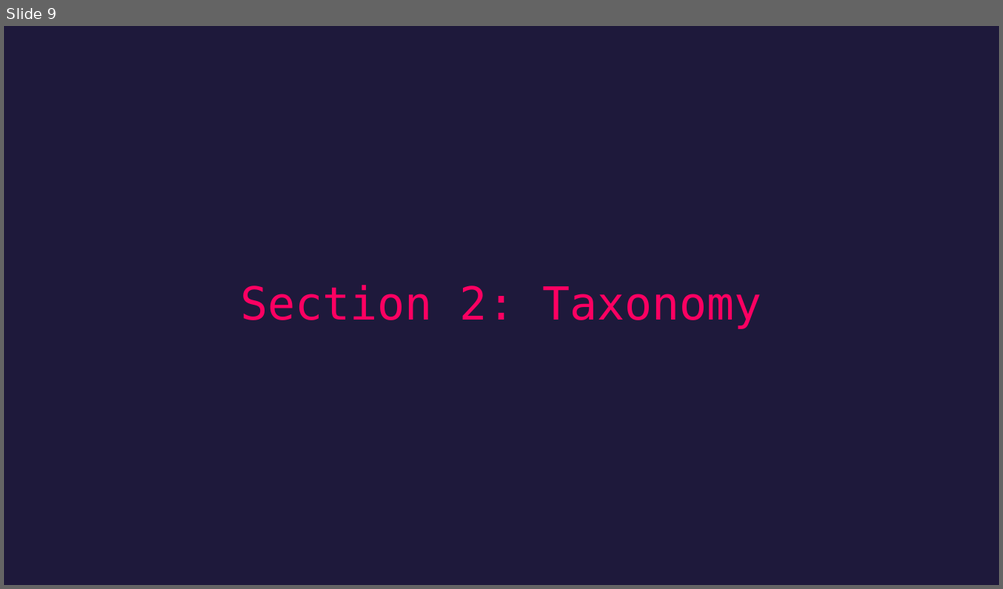
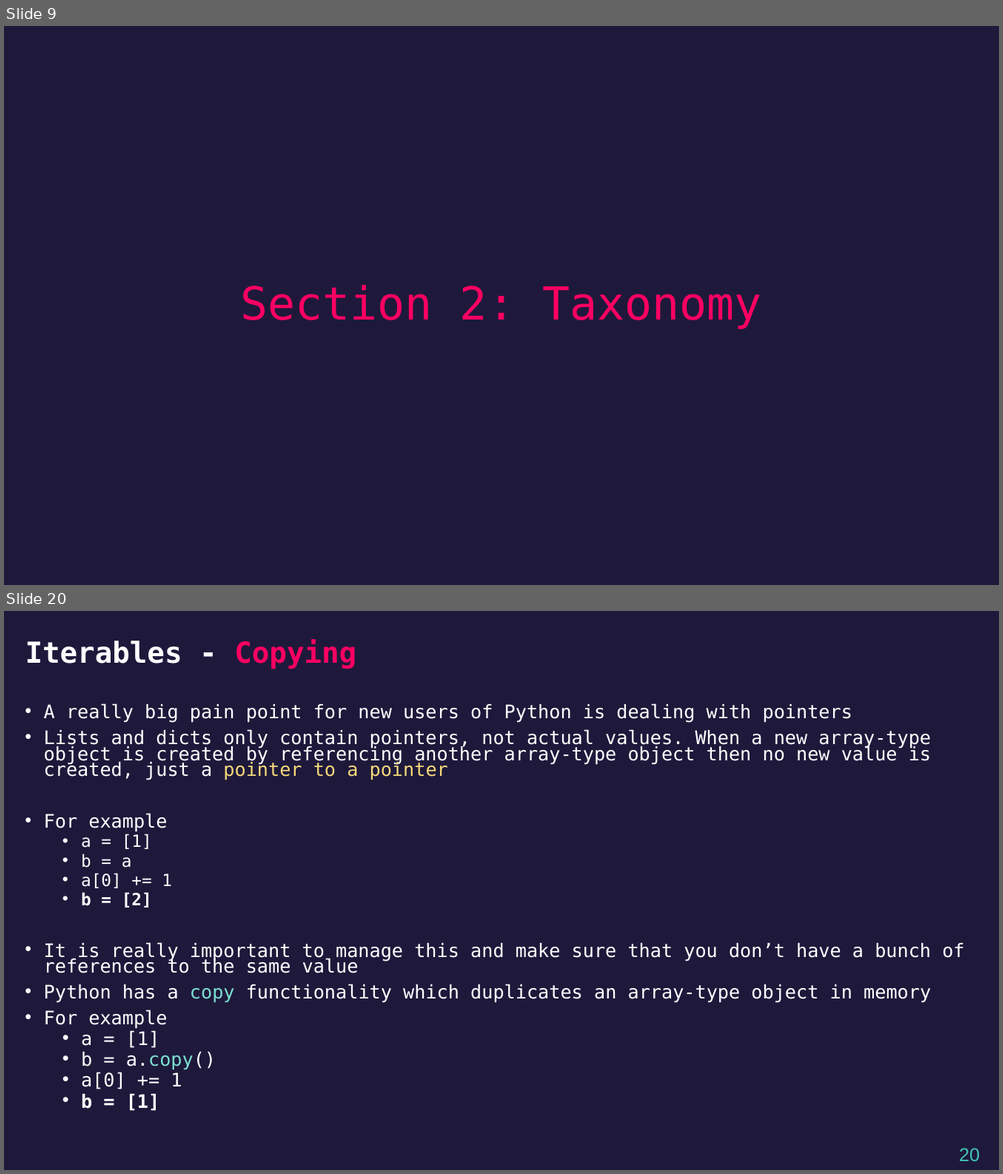
Before and after one commit to airabino/EVRC_Python_Training, a slide deck: Trainings/TR2/Lecture.pptx. Shown one above the other, each under a label of ours: slide 9 before the commit, slides 9 and 20 after it; the slides between them are not shown. The pictures are 1003x589 and 1003x1174 pixels, drawn with LibreOffice and Linux fonts; fonts in the diff are those of the drawing. Boxes give left, top, right and bottom in pixels: in the first picture for what was removed or moved away, otherwise in the second. Text is boxed around its words. In the diff, an @@ line names an element or a change of style, - is before the commit and + after.

```diff
--- a/Trainings/TR2/Lecture.pptx
+++ b/Trainings/TR2/Lecture.pptx
@@ slide 20 added at (4, 611, 999, 1170), background #1E193B @@
@@ title added at (25, 639, 356, 669), 28 pt, text #FFFFFF, bold @@
+Iterables - Copying
@@ text added at (44, 703, 964, 1111), 18 pt, text #FFFFFF @@
+• A really big pain point for new users of Python is dealing with pointers
+• Lists and dicts only contain pointers, not actual values. When a new array-type object is created by referencing another array-type object then no new value is created, just a pointer to a pointer
+• For example
+  • a = [1]
+  • b = a
+  • a[0] += 1
+  • b = [2]
+• It is really important to manage this and make sure that you don’t have a bunch of references to the same value
+• Python has a copy functionality which duplicates an array-type object in memory
+• For example
+  • a = [1]
+  • b = a.copy()
+  • a[0] += 1
+  • b = [1]
@@ page number added at (959, 1148, 979, 1162), 18 pt, text #40C7B7 @@
+20
```
Also in this commit, not shown: 1 slide changed, 17 other slides added, 14 other files.
